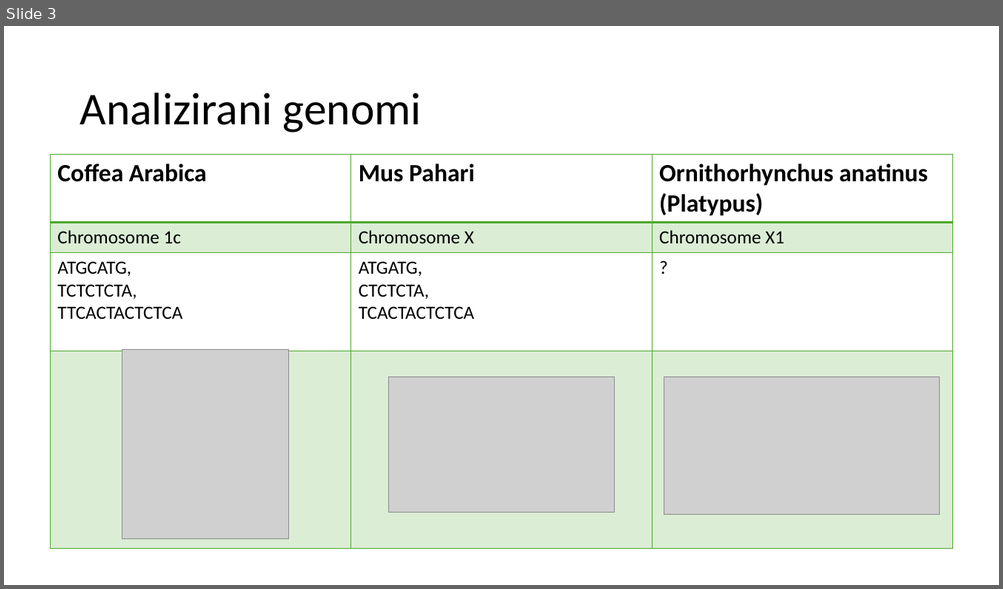
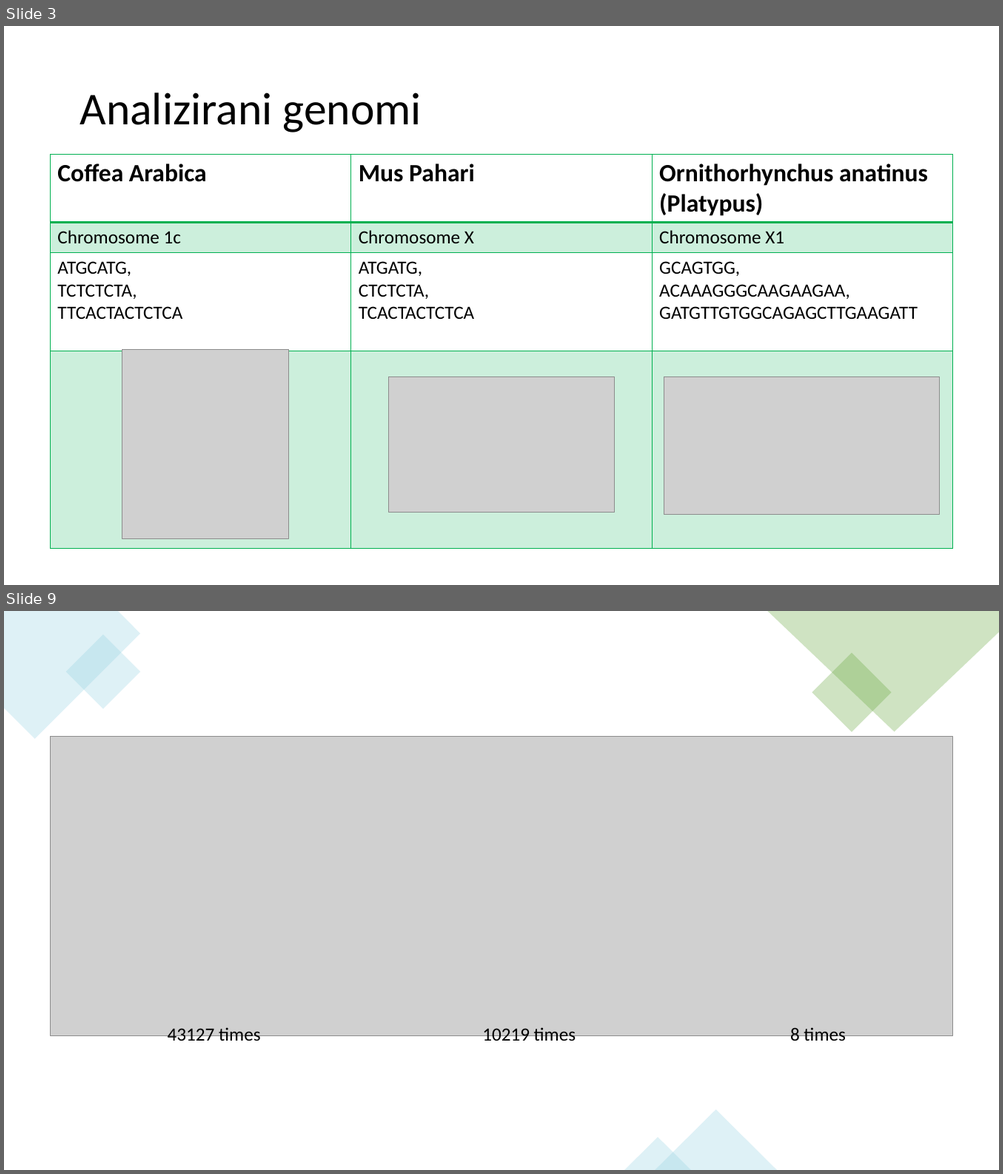
Before and after one commit to Anastasija42/genomska_informatika, a slide deck: Burrows-Wheeler transformacija i FM index.pptx. Shown one above the other, each under a label of ours: slide 3 before the commit, slides 3 and 9 after it; the slides between them are not shown. The pictures are 1003x589 and 1003x1174 pixels, drawn with LibreOffice and Linux fonts; fonts in the diff are those of the drawing; grey boxes stand for pictures. Boxes give left, top, right and bottom in pixels: in the first picture for what was removed or moved away, otherwise in the second. Text is boxed around its words. In the diff, an @@ line names an element or a change of style, - is before the commit and + after.

```diff
--- a/Burrows-Wheeler transformacija i FM index.pptx
+++ b/Burrows-Wheeler transformacija i FM index.pptx
@@ slide 9 added at (4,611,999,1170), background #FFFFFF @@
@@ freeform shape added at (4,611,141,739), fill #94D1E2 at 30% opacity @@
@@ freeform shape added at (767,611,999,732), fill #63A537 at 30% opacity @@
@@ rectangle added at (66,635,141,709), fill #94D1E2 at 30% opacity @@
@@ rectangle added at (811,653,891,732), fill #63A537 at 30% opacity @@
@@ picture added at (51,736,952,1037) @@
@@ text added at (168,1028,261,1046), 18 pt, text #000000 @@
+43127 times
@@ text added at (482,1028,576,1046), 18 pt, text #000000 @@
+10219 times
@@ text added at (790,1028,845,1046), 18 pt, text #000000 @@
+8 times
@@ triangle added at (654,1111,777,1170), fill #94D1E2 at 30% opacity @@
@@ triangle added at (625,1138,691,1170), fill #94D1E2 at 30% opacity @@
@@ slide 3 changed as well @@
@@ table at (51,154,952,546) @@
-row 3, column 3: ?
+row 3, column 3: GCAGTGG, / ACAAAGGGCAAGAAGAA, / GATGTTGTGGCAGAGCTTGAAGATT
@@ fill #4EA72E at 20% opacity to #00B050 at 20% opacity in 6 cells @@
@@ borders changed @@
```
Also in this commit, not shown: 3 other slides changed, 6 other slides added, 1 slide removed.
